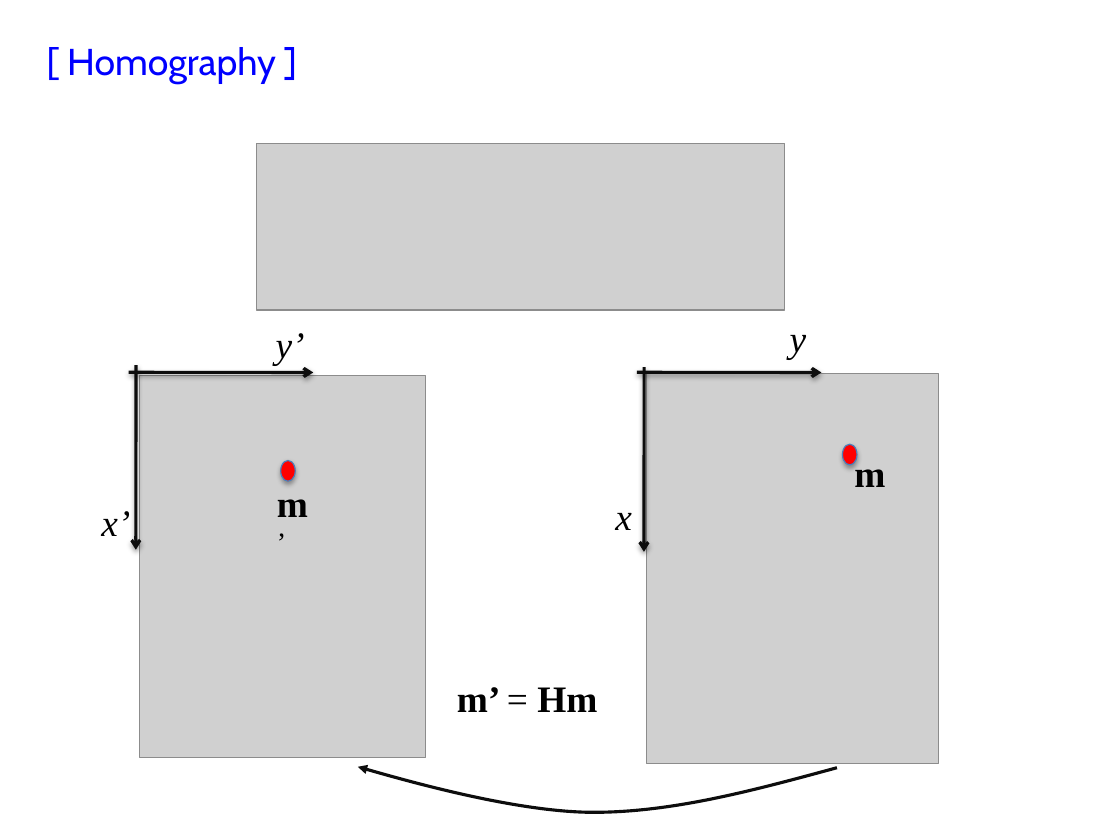
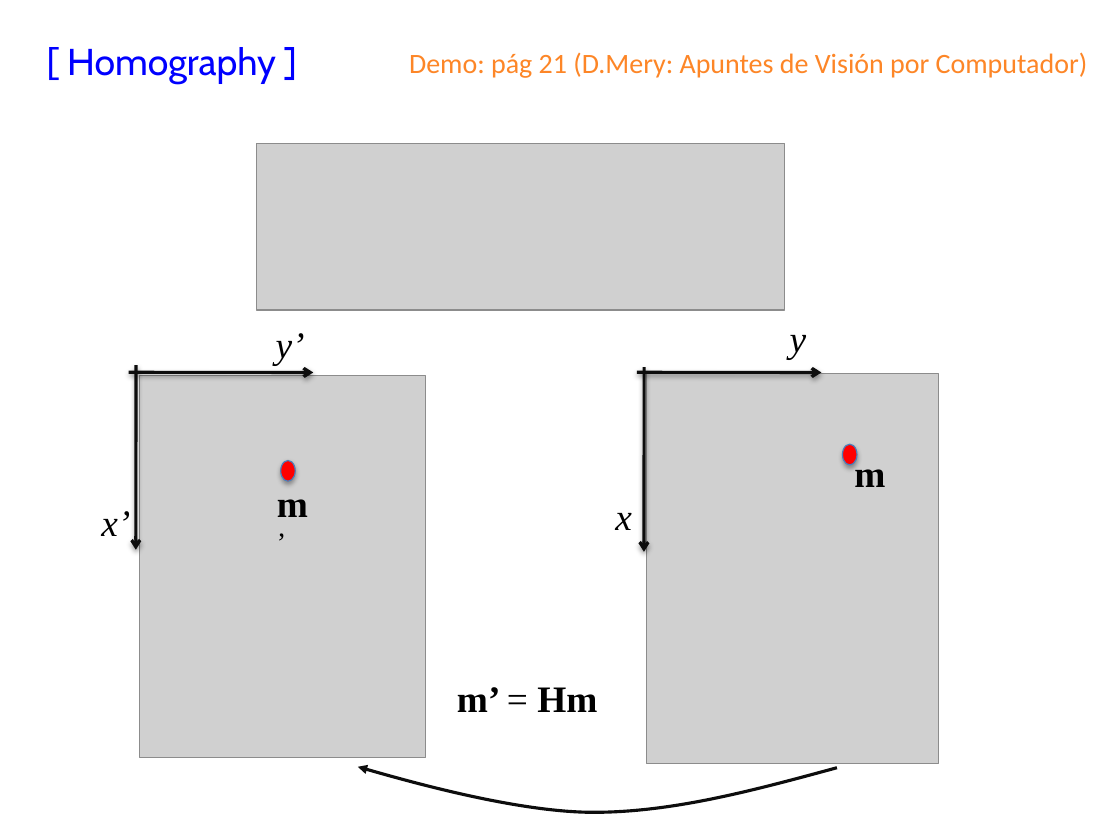
Before and after one commit to domingomery/vision, a slide deck: slide 7 of clases/Cap02_Geometria/presentaciones/CV02_Homography.pptx. Drawn at 1120x840 pixels with LibreOffice and Linux fonts; fonts in the diff are those of the drawing; grey boxes stand for pictures. Boxes give left, top, right and bottom in pixels: in the first picture for what was removed or moved away, otherwise in the second. Text is boxed around its words. In the diff, an @@ line names an element or a change of style, - is before the commit and + after.

```diff
--- a/clases/Cap02_Geometria/presentaciones/CV02_Homography.pptx
+++ b/clases/Cap02_Geometria/presentaciones/CV02_Homography.pptx
@@ text added at (x1=409, y1=52, x2=1088, y2=78), 18 pt, text #FD8627 @@
+Demo: pág 21 (D.Mery: Apuntes de Visión por Computador)
```
Also in this commit, not shown: 2 other files.
